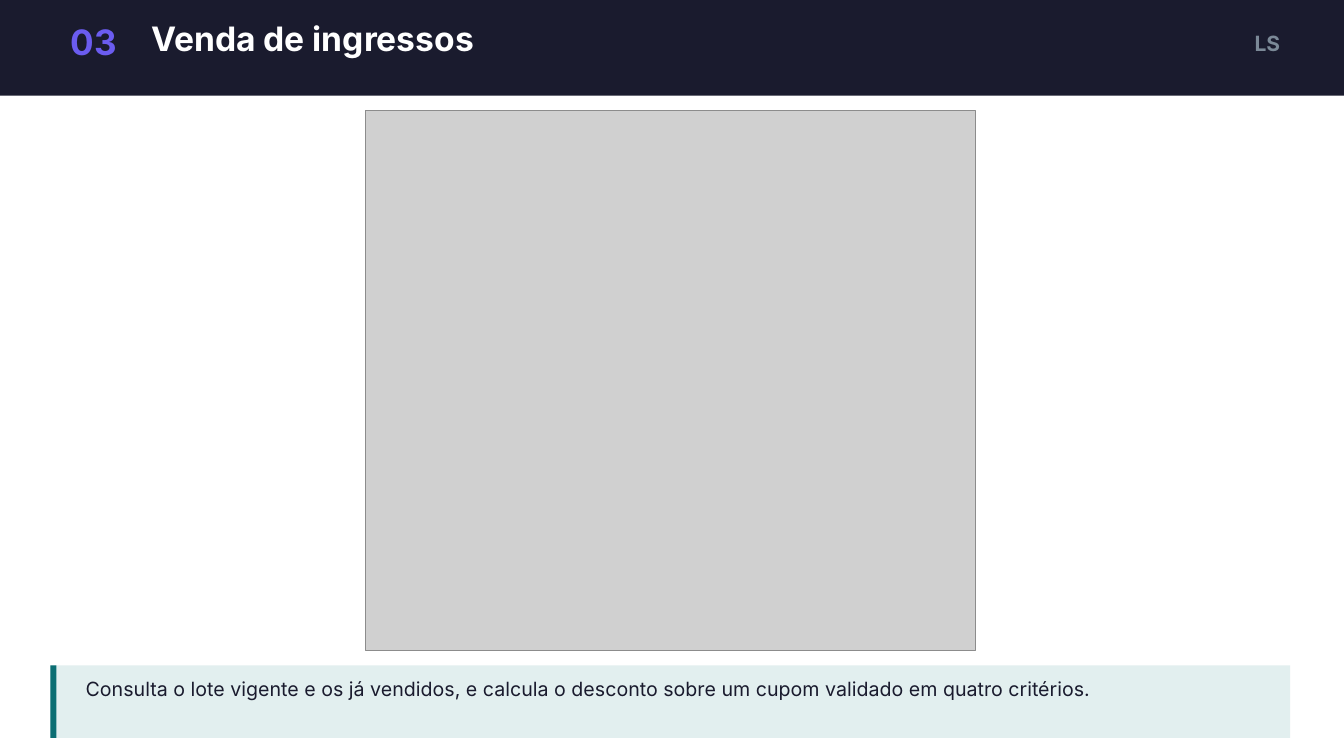
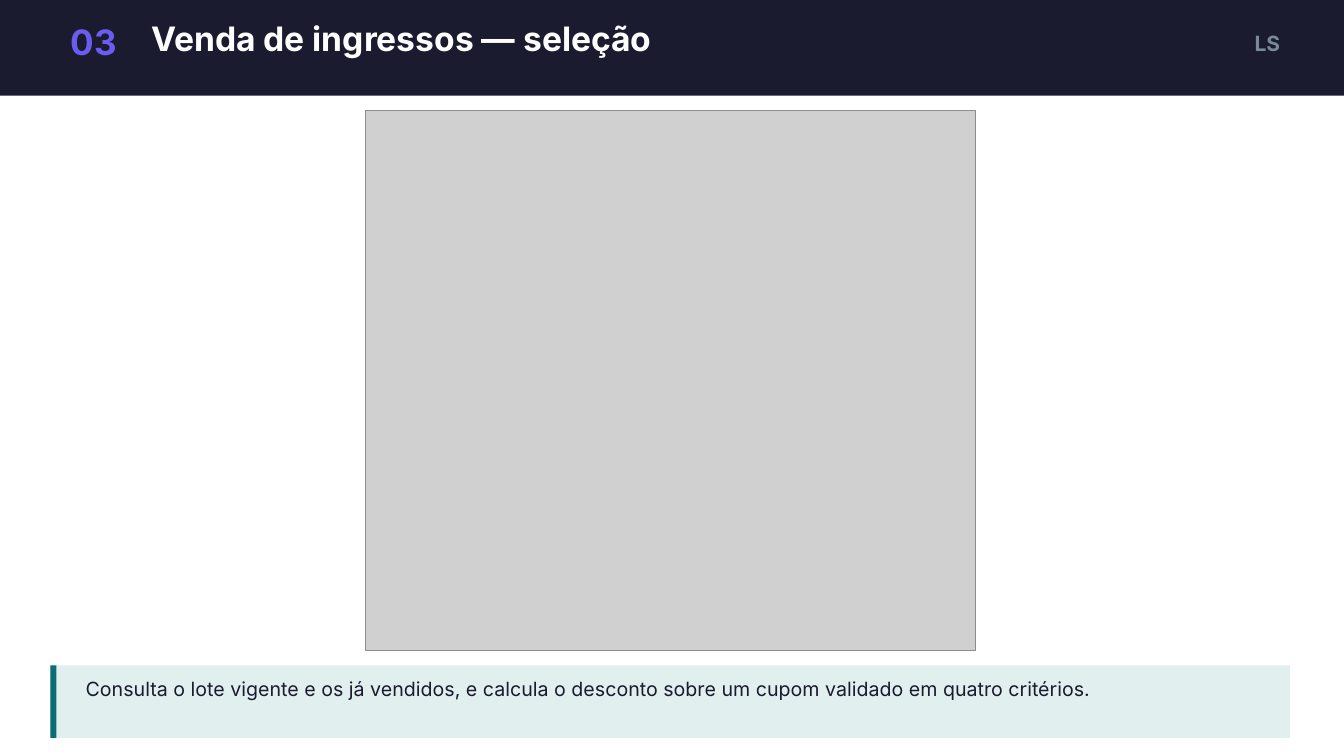
Before and after one commit to dudumalheiros/BilhetePass, a slide deck: slide 9 of docs/slides/BilhetePass-apresentacao.pptx (slide 8 before the commit). Drawn at 1344x756 pixels with LibreOffice and Linux fonts; fonts in the diff are those of the drawing; grey boxes stand for pictures. Boxes give left, top, right and bottom in pixels: in the first picture for what was removed or moved away, otherwise in the second. Text is boxed around its words. In the diff, an @@ line names an element or a change of style, - is before the commit and + after.

```diff
--- a/docs/slides/BilhetePass-apresentacao.pptx
+++ b/docs/slides/BilhetePass-apresentacao.pptx
@@ text at bbox=[151, 25, 651, 59]: text changed @@
-Venda de ingressos
+Venda de ingressos — seleção
```
Also in this commit, not shown: 1 other slide changed, 4 slides added.
